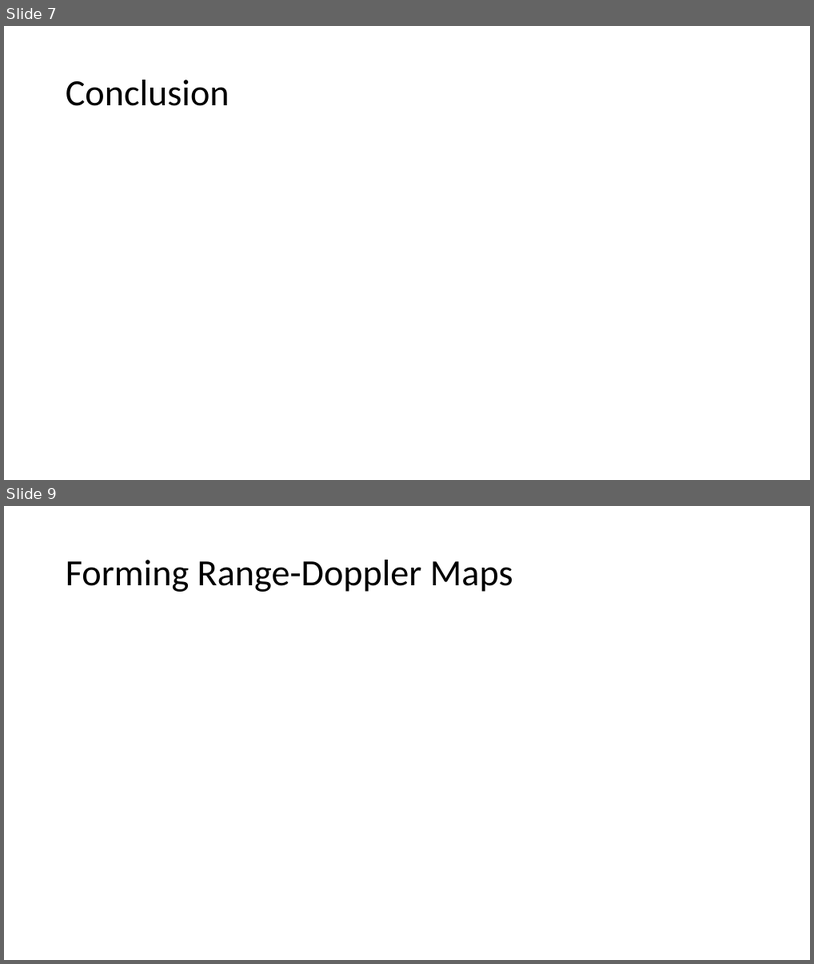
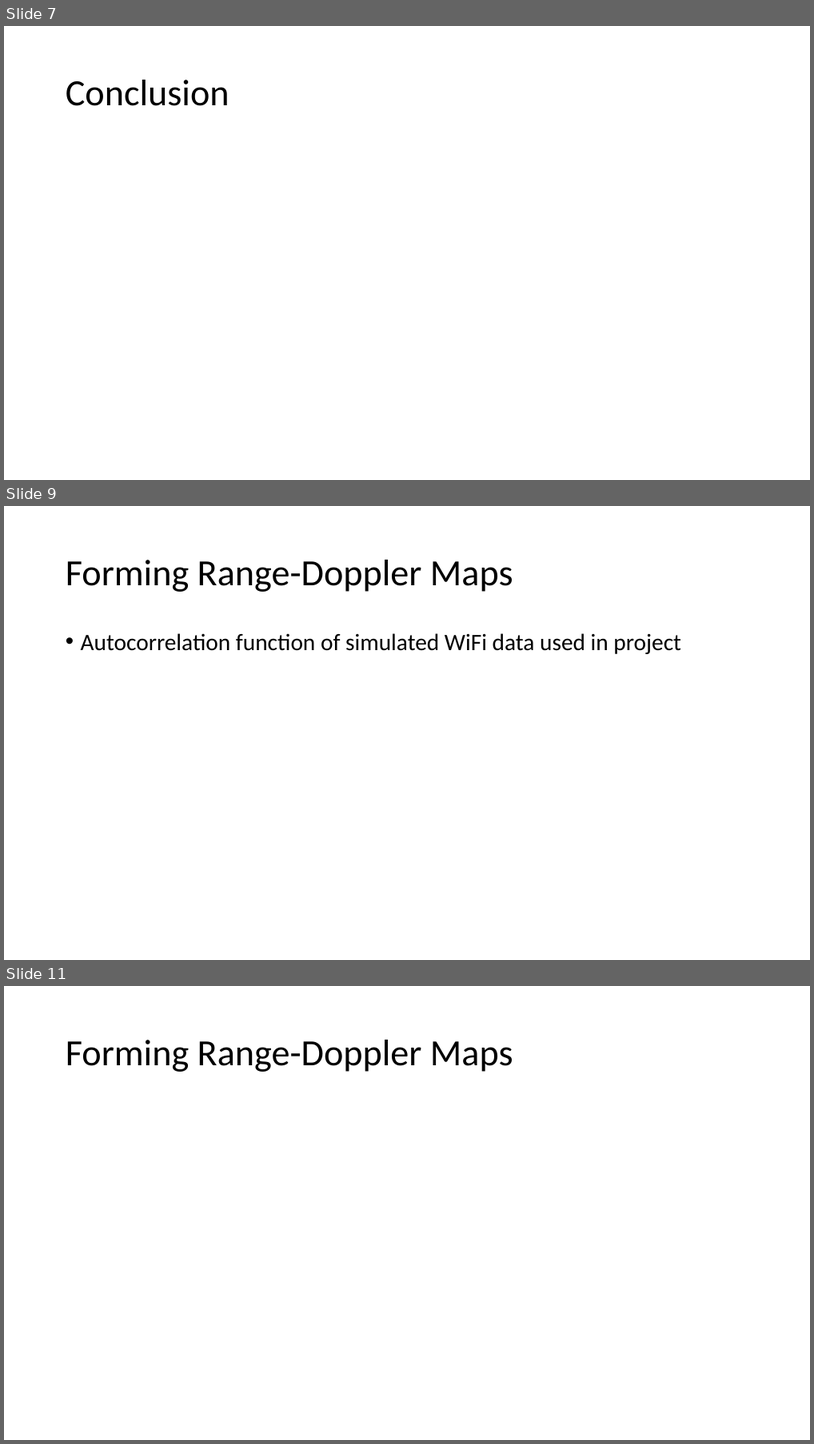
Before and after one commit to USRPMAN/wifi-radar, a slide deck: presentation.pptx. Shown one above the other, each under a label of ours: slides 7 and 9 before the commit, slides 7, 9 and 11 after it; the slides between them are not shown. The pictures are 814x964 and 814x1444 pixels, drawn with LibreOffice and Linux fonts; fonts in the diff are those of the drawing; grey boxes stand for pictures. Boxes give left, top, right and bottom in pixels: in the first picture for what was removed or moved away, otherwise in the second. Text is boxed around its words. In the diff, an @@ line names an element or a change of style, - is before the commit and + after.

```diff
--- a/presentation.pptx
+++ b/presentation.pptx
@@ slide 9 added at (4,506,810,960), background #FFFFFF @@
@@ title added at (66,560,514,592), 44 pt, text #000000 @@
+Forming Range-Doppler Maps
@@ text added at (81,633,682,654), 28 pt, text #000000 @@
+• Autocorrelation function of simulated WiFi data used in project
@@ what was slide 9 is now slide 11 @@
```
Also in this commit, not shown: 1 slide changed, 1 other slide added.
